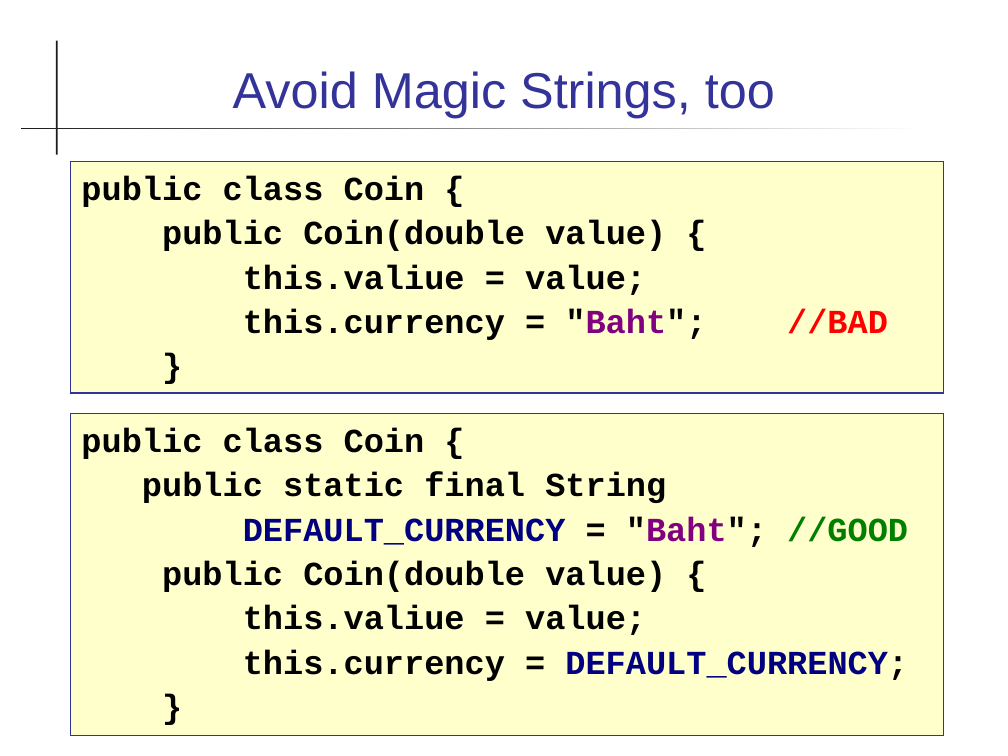
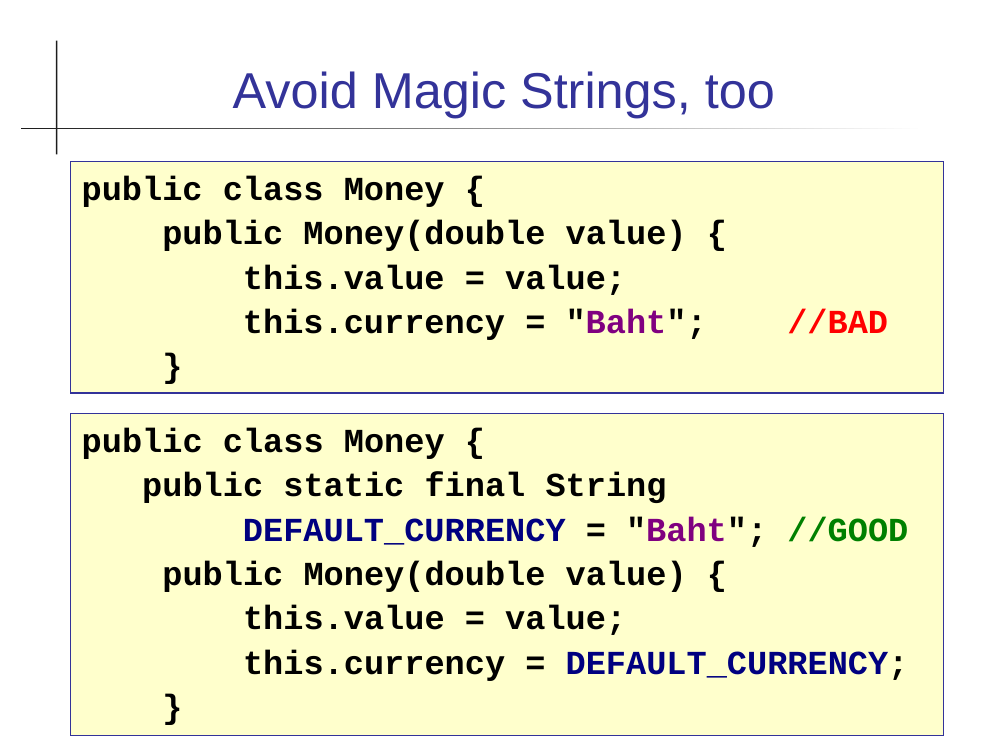
Before and after one commit to skeoop/skeoop.github.io, a slide deck: slide 24 of week5/Coding-Guidelines.ppt. Drawn at 1008x756 pixels with LibreOffice and Linux fonts; fonts in the diff are those of the drawing. Boxes give left, top, right and bottom in pixels: in the first picture for what was removed or moved away, otherwise in the second. Text is boxed around its words. In the diff, an @@ line names an element or a change of style, - is before the commit and + after.

```diff
--- a/week5/Coding-Guidelines.ppt
+++ b/week5/Coding-Guidelines.ppt
@@ text at [82,176,687,295]: text changed @@
-public class Coin {
-public Coin(double value) {
-this.valiue = value;
+public class Money {
+public Money(double value) {
+this.value = value;
@@ text in rectangle at [82,428,445,459]: text changed @@
-public class Coin {
+public class Money {
@@ text in rectangle at [162,561,687,635]: text changed @@
-public Coin(double value) {
-this.valiue = value;
+public Money(double value) {
+this.value = value;
```
Also in this commit, not shown: 15 other slides changed, 9 other files.
